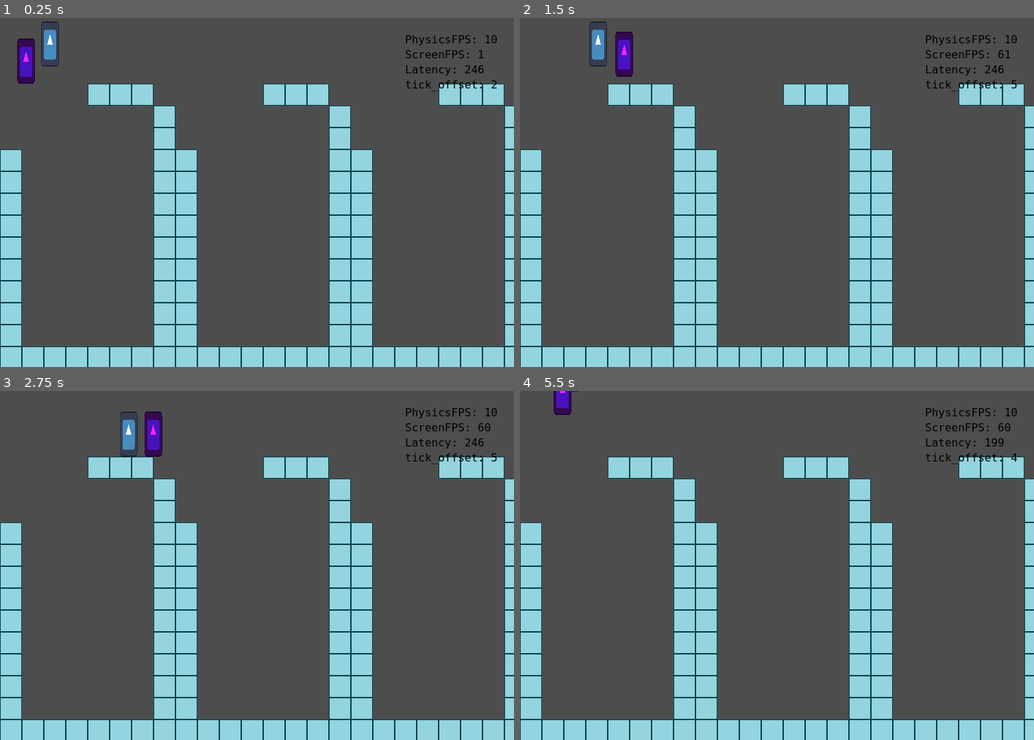
Above: before the commit, frames 1-4 (two rows, left to right).
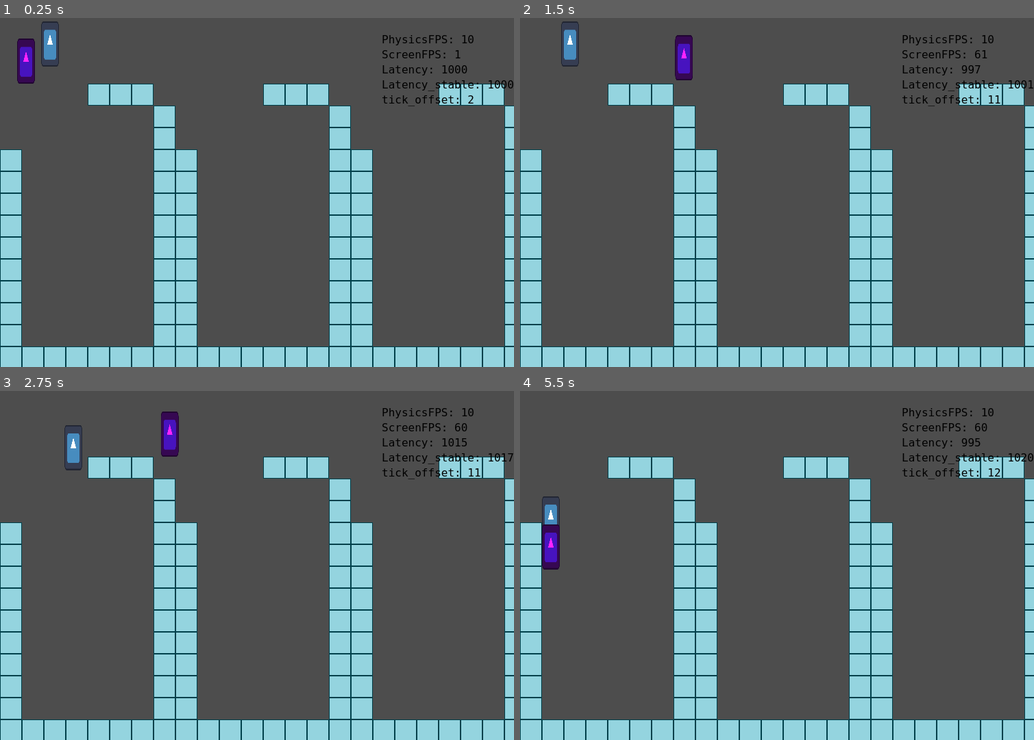
Above: after the commit, the same moments.

Repository: wync-netcode/wync-godot
Game: Godot game, scene res://rooms/lab2/lab2.tscn
Two runs of this game, one before a commit and one after it. Both use one fixed random seed, a clock stepped at 60 frames per second and the inputs below. The engine's default icon, where the game draws it, is replaced by a stand-in: a white triangle on a blue panel in a dark square.
Inputs (mouse positions are in pixels of both pictures, inside the frame that each line leads up to):
- Up to frame 1 (0.25 s): no input
- Up to frame 2 (1.5 s): tap Enter at 0.5 s; move the mouse to (890, 175) at 0.52 s; hold D (p1_right) 0.53-1.28 s; hold E (p1_interact) 0.53-1.28 s; move the mouse to (674, 209) at 1.27 s; hold S (p1_down) from 1.28 s (still down); click (674, 209) at 1.35 s
- Up to frame 3 (2.75 s): move the mouse to (308, 488) at 2.02 s; release S (p1_down) at 2.03 s; hold D (p1_right) from 2.03 s (still down); hold 1 (p1_weapon1) from 2.03 s (still down)
- Up to frame 4 (5.5 s): move the mouse to (751, 635) at 2.77 s; release D (p1_right) at 2.78 s; release 1 (p1_weapon1) at 2.78 s; hold W (p1_up) 2.78-3.53 s; tap 2 (p1_weapon2) at 2.85 s; move the mouse to (931, 617) at 3.52 s; hold 3 (p1_weapon3) 3.53-4.28 s; hold A (p1_left) 3.53-5.03 s; move the mouse to (622, 513) at 4.27 s; tap 4 (p1_weapon4) at 4.35 s; move the mouse to (802, 565) at 5.02 s; hold S (p1_down) from 5.03 s (still down); hold 5 (p1_weapon5) from 5.03 s (still down)

The runs differ from the first frame. In frame 1, 1.0% of the frame differs, in the area x 74-100%, y 4-26%; in frame 2, 2.4%, in the area x 8-100%, y 0-26%; in frame 3, 2.3%; in frame 4, 1.8%.

Commit message:
feat: stabilize latency value

Diff:
--- a/rooms/lab2/lab2.tscn
+++ b/rooms/lab2/lab2.tscn
@@ -44,6 +44,7 @@
 [ext_resource type="Script" path="res://src/network/latency_compensation/sy_net_buffered_inputs.gd" id="36_n5l6y"]
 [ext_resource type="Script" path="res://src/network/latency_compensation/sy_net_self_predict.gd" id="37_q7221"]
 [ext_resource type="Script" path="res://src/network/latency_compensation/sy_net_send_inputs.gd" id="38_ju0vw"]
+[ext_resource type="Script" path="res://src/network/latency_compensation/sy_net_latency_stable.gd" id="38_vuulq"]
 [ext_resource type="Script" path="res://src/network/latency_compensation/sy_net_prediction_ticks.gd" id="40_ailwx"]
 [ext_resource type="Script" path="res://src/network/debug/sy_state_logger_client.gd" id="42_aib70"]
 [ext_resource type="Script" path="res://src/network/latency_compensation/sy_net_clock_client.gd" id="45_6w0w5"]
@@ -167,7 +168,7 @@
 [node name="CoTicks" type="Node" parent="worlds/WorldClient1/Singletons"]
 script = ExtResource("25_7a4bi")
 ticks_initial_value = 150
-time_ms_offset = 5000
+time_ms_offset = 5100
 singleton = true
 
 [node name="EnSingleActors" parent="worlds/WorldClient1/Singletons" instance=ExtResource("10_k0r3w")]
@@ -241,6 +242,9 @@
 
 [node name="SystemsNetwork" type="Node" parent="worlds/WorldClient1/GroupPhysics"]
 
+[node name="SyNetLatencyStable" type="Node" parent="worlds/WorldClient1/GroupPhysics/SystemsNetwork"]
+script = ExtResource("38_vuulq")
+
 [node name="SyNetPredictionTicks" type="Node" parent="worlds/WorldClient1/GroupPhysics/SystemsNetwork"]
 script = ExtResource("40_ailwx")
 
--- a/src/network/co_transport_loopback.gd
+++ b/src/network/co_transport_loopback.gd
@@ -6,7 +6,9 @@
 var peers: Array[LoopbackPeer]
 ## represent packets flying in the network
 var packets: Array[LoopbackPacket]
-var lag: int = 300  # (ms)
+var _latency_mean: int = 1000
+var _latency_std_dev: int = 10
+var latency: int = _latency_mean  # (ms)
 var jitter: int = 0  # (ms) how late/early a packet might be
 var packet_loss_percentage: int = 0 # [0-100]
 var time_last_pkt_sent: int = 0
@@ -15,3 +17,14 @@
 
 const simulate_every_ms: int = 10
 var simulation_delta_acumulator: float = 0
+var random_generator = RandomNumberGenerator.new()
+
+
+func _physics_process(_delta: float) -> void:
+
+	# TODO: Make latency polling rate a final user setting
+	if Engine.get_physics_frames() % (Engine.physics_ticks_per_second/2) == 0:
+		latency = random_generator.randfn(_latency_mean, _latency_std_dev)
+
+	#latency -= 100 * delta; if latency < 0: latency = 1100
+	#latency += 100 * delta; if latency > 1100: latency = 0
--- a/src/network/latency_compensation/co_net_buffered_inputs.gd
+++ b/src/network/latency_compensation/co_net_buffered_inputs.gd
@@ -2,7 +2,7 @@
 class_name CoNetBufferedInputs
 static var label = ECS.add_component()
 
-const BUFFER_SIZE = 100  ## 60 ticks = 2 seconds worth of inputs at 30 fps
+const BUFFER_SIZE = 60 * 12  ## 1.2 seconds worth of inputs
 const AMOUNT_TO_SEND = 10
 
 var buffer_inputs: Array[CoActorInput]  ## Array[tick_id: int, input: Input]
--- a/src/network/latency_compensation/co_single_net_prediction_data.gd
+++ b/src/network/latency_compensation/co_single_net_prediction_data.gd
@@ -5,15 +5,31 @@
 
 # periodical vars
 
+## to get target_time add this to curr_time -> curr_time + tick_offset * fixed_step
 var tick_offset: int = 0
 var tick_offset_prev: int = 0
 var tick_offset_desired: int = 0
 var target_tick: int = 0 # co_ticks.ticks + tick_offset
-var target_time_offset: int = 0 # add this to curr_time to get the actual target_time
-var current_tick_timestamp: int = 0 # fixed timestamp for current tick
+## fixed timestamp for current tick
+## It's the point of reference for other ticks
+var current_tick_timestamp: int = 0
 
 # For calculating clock_offset_mean
 
 var clock_packets_received: int
 var clock_offset_mean: float
 var clock_offset_accumulator: int
+
+# To stabilize the latency
+# TODO: Determine if this should be here, i.e. if this is related to prediction
+
+var latency_stable: int
+var latency_mean: int
+var latency_std_dev: int
+const LATENCY_BUFFER_SIZE: int = 20 ## 20 size, 2 polls per second -> 10 seconds worth
+var latency_buffer: Array[int]
+var latency_buffer_head: int = 0
+
+
+func _ready() -> void:
+	latency_buffer.resize(LATENCY_BUFFER_SIZE)
--- a/src/network/latency_compensation/sy_net_interpolation.gd
+++ b/src/network/latency_compensation/sy_net_interpolation.gd
@@ -54,7 +54,7 @@
 			snap_left = co_net_predicted_states.prev
 			snap_right = co_net_predicted_states.curr
 			found_snapshots = true
-			target_time = curr_time + co_predict_data.target_time_offset
+			target_time = curr_time + co_predict_data.tick_offset_desired * (1000.0 / physics_fps)
 
 		# else fall back to using confirmed state
 
@@ -96,6 +96,7 @@
 			* (1000.0 / physics_fps)
 		"""
 		# TODO: Determine if it's needed to keep the previous step for non-predicted interpolation
+		# TODO: Why is there a difference of two ticks?
 		var left_timestamp = ClockUtils.get_predicted_tick_local_time_msec(snap_left.tick+2, co_ticks, co_predict_data)
 		var right_timestamp = ClockUtils.get_predicted_tick_local_time_msec(snap_right.tick+2, co_ticks, co_predict_data)
 
@@ -111,4 +112,4 @@
 			var new_pos = left_pos.lerp(right_pos, factor)
 			co_renderer.global_position = new_pos
 
-			#Log.out(self, "left: %s | target: %s | right: %s | curr: %s | factor %s" % [left_timestamp, target_time, right_timestamp, curr_time, factor])
+			#Log.out(self, "leftardiff %s | left: %s | target: %s | right: %s | factor %s ||| target_time_offset %s" % [target_time - left_timestamp, left_timestamp, target_time, right_timestamp, factor, co_predict_data.target_time_offset])
--- /dev/null
+++ b/src/network/latency_compensation/sy_net_latency_stable.gd
@@ -0,0 +1,53 @@
+extends System
+class_name SyNetLatencyStable
+const label: StringName = StringName("SyNetLatencyStable")
+
+## * Responsible for calculating a stable latency value
+## * Uses a sliding window to calculate the mean from the latest values
+
+
+func on_process(_entities, _data, _delta: float):
+
+	var co_loopback = GlobalSingletons.singleton.get_component(CoTransportLoopback.label) as CoTransportLoopback
+	if not co_loopback:
+		Log.err(self, "Couldn't find singleton CoTransportLoopback")
+		return
+	var co_predict_data = ECS.get_singleton_component(self, CoSingleNetPredictionData.label) as CoSingleNetPredictionData
+	var co_ticks = ECS.get_singleton_component(self, CoTicks.label) as CoTicks
+	var physics_fps = Engine.physics_ticks_per_second
+
+	# Poll latency
+	if co_ticks.ticks % ceili(float(physics_fps) / 2) == 0:
+		co_predict_data.latency_buffer[co_predict_data.latency_buffer_head % co_predict_data.LATENCY_BUFFER_SIZE] = co_loopback.latency
+		co_predict_data.latency_buffer_head += 1
+
+		# sliding window mean
+		var counter = 0
+		var accum = 0
+		var mean = 0
+		for lat in co_predict_data.latency_buffer:
+			if lat == 0:
+				continue
+			counter += 1
+			accum += lat
+		mean = ceil(float(accum) / counter)
+
+		Log.out(self, "latencyme mean diff %s %s %s >? %s" % [co_predict_data.latency_mean, mean, abs(mean - co_predict_data.latency_mean), co_predict_data.latency_std_dev])
+
+		# if new mean is outside range, then update everything
+		# NOTE: Currently this doesn't cover the case of a highly volatile std_dev (i.e. that is stable then unstable). However this case is so rare it might be not worth even supporting it. Although it should'nt be too hard.
+
+		if abs(mean - co_predict_data.latency_mean) > co_predict_data.latency_std_dev || counter < co_predict_data.LATENCY_BUFFER_SIZE:
+
+			co_predict_data.latency_mean = mean
+
+			# calculate std dev
+			accum = 0
+			for lat in co_predict_data.latency_buffer:
+				if lat == 0:
+					continue
+				accum += (lat - co_predict_data.latency_mean) ** 2
+			co_predict_data.latency_std_dev = ceil(sqrt(accum / counter))
+			co_predict_data.latency_stable = co_predict_data.latency_mean + co_predict_data.latency_std_dev * 2
+
+			Log.out(self, "latencyme stable updated to %s | mean %s | stddev %s | acum %s" % [co_predict_data.latency_stable, co_predict_data.latency_mean, co_predict_data.latency_std_dev, accum])
--- a/src/network/latency_compensation/sy_net_prediction_ticks.gd
+++ b/src/network/latency_compensation/sy_net_prediction_ticks.gd
@@ -12,35 +12,24 @@
 	super()
 
 
-func on_process(entities, _data, _delta: float):
+func on_process(_entities, _data, _delta: float):
 
-	var co_loopback = GlobalSingletons.singleton.get_component(CoTransportLoopback.label) as CoTransportLoopback
-	if not co_loopback:
-		Log.err(self, "Couldn't find singleton CoTransportLoopback")
-		return
 	var co_predict_data = ECS.get_singleton_component(self, CoSingleNetPredictionData.label) as CoSingleNetPredictionData
 	var co_ticks = ECS.get_singleton_component(self, CoTicks.label) as CoTicks
 
 	var curr_time = ClockUtils.time_get_ticks_msec(co_ticks)
 	var physics_fps = Engine.physics_ticks_per_second
 
-	# TODO: Move this DEBUG Random ping variation elsewhere
-
-	if co_ticks.ticks % 30 == 0:
-		co_loopback.lag += randf_range(-1, 1) * (co_loopback.lag * 0.2)
-
-	# Adjust target_time_offset periodically to compensate for unstable ping
+	# Adjust tick_offset_desired periodically to compensate for unstable ping
 
 	if co_ticks.ticks % 30 == 0:
 
-		# NOTE: To compensate for latency variation: use the latency median (sliding window algorithm) and use the variation (max) as the padding
-
-		co_predict_data.target_time_offset = co_loopback.lag + (1000.0 / physics_fps) * 2
-		co_predict_data.tick_offset_desired = ceil(co_predict_data.target_time_offset / (1000.0 / physics_fps))
+		co_predict_data.tick_offset_desired = ceil(co_predict_data.latency_stable / (1000.0 / physics_fps)) + 1
 
 		var target_tick = max(co_ticks.server_ticks + co_predict_data.tick_offset, co_predict_data.target_tick)
-		var target_time = curr_time + co_predict_data.target_time_offset
+		var target_time = curr_time + co_predict_data.tick_offset_desired * (1000.0 / physics_fps)
 
+		Log.out(self, "co_predict_data.tick_offset_desired %s" % [co_predict_data.tick_offset_desired])
 		Log.out(self, "Updating tick offset to %s" % co_predict_data.tick_offset)
 		Log.out(self, "target_tick %s | target_time %s | with tick offset %s" % [target_tick, target_time, curr_time + co_predict_data.tick_offset * (1000.0 / physics_fps) ])
 		Log.out(self, "target_tick_timestamp %s" % [target_tick * (1000.0 / physics_fps) ])
@@ -62,8 +51,8 @@
 				# NOTE: Somehow I can't find another way to keep the prev updated
 				co_predict_data.tick_offset_prev = co_predict_data.tick_offset
 
+	# use max so that we never go back
 	co_predict_data.target_tick = max(co_ticks.server_ticks + co_predict_data.tick_offset, co_predict_data.target_tick)
-	# NOTE: Sumar 1 o no sumar 1 a target_tick?
 	co_predict_data.current_tick_timestamp = curr_time
 
-	Log.out(self, "ticks local %s | net %s %s %s" % [co_ticks.ticks, co_ticks.server_ticks, co_predict_data.target_tick, co_ticks.ticks + co_ticks.server_ticks_offset])
+	#Log.out(self, "ticks local %s | net %s %s %s" % [co_ticks.ticks, co_ticks.server_ticks, co_predict_data.target_tick, co_ticks.ticks + co_ticks.server_ticks_offset])
--- a/src/network/sy_net_clock_server.gd
+++ b/src/network/sy_net_clock_server.gd
@@ -2,15 +2,10 @@
 class_name SyNetClockServer
 const label: StringName = StringName("SyNetClockServer")
 
-## Extracts state from actors
+## Periodically send server clock to clients
 
 
-func _ready():
-	components = [CoActor.label, CoCollider.label]
-	super()
-
-
-func on_process(entities, _data, _delta: float):
+func on_process(_entities, _data, _delta: float):
 
 	var co_ticks = ECS.get_singleton_component(self, CoTicks.label) as CoTicks
 	var physics_fps = Engine.physics_ticks_per_second
@@ -36,7 +31,7 @@
 	var packet = NetPacketClock.new()
 	packet.tick = co_ticks.ticks
 	packet.time = ClockUtils.time_get_ticks_msec(co_ticks)
-	packet.latency = co_loopback.lag
+	packet.latency = co_loopback.latency # send raw latency
 
 	# queue for sending
 
--- a/src/network/sy_transport_loopback.gd
+++ b/src/network/sy_transport_loopback.gd
@@ -41,7 +41,7 @@
 	for pkt: NetPacket in co_io_packets.out_packets:
 		var loopback_pkt = LoopbackPacket.new()
 		loopback_pkt.packet = pkt
-		loopback_pkt.deliver_time = curr_time + co_loopback.lag
+		loopback_pkt.deliver_time = curr_time + co_loopback.latency
 		co_loopback.packets.append(loopback_pkt)
 		#Log.out(self, "consume | sent 1 packet")
 
--- a/src/ui/info.gd
+++ b/src/ui/info.gd
@@ -7,17 +7,20 @@
 @onready var co_loopback: CoTransportLoopback = %CoTransportLoopback
 @onready var co_prediction_data: CoSingleNetPredictionData = %CoSingleNetPredictionData
 
-func _process(delta):
+
+func _process(_delta):
 	lblMain.text = \
 	"""
 	PhysicsFPS: %s
 	ScreenFPS: %s
 	Latency: %s
+	Latency_stable: %s
 	tick_offset: %s
 	""" % \
 	[
 		Engine.physics_ticks_per_second,
 		Performance.get_monitor(Performance.TIME_FPS),
-		co_loopback.lag,
+		co_loopback.latency,
+		co_prediction_data.latency_stable,
 		co_prediction_data.tick_offset,
 	]
Not shown: 1 places in rooms/lab2/lab2.tscn that only renumber resources
